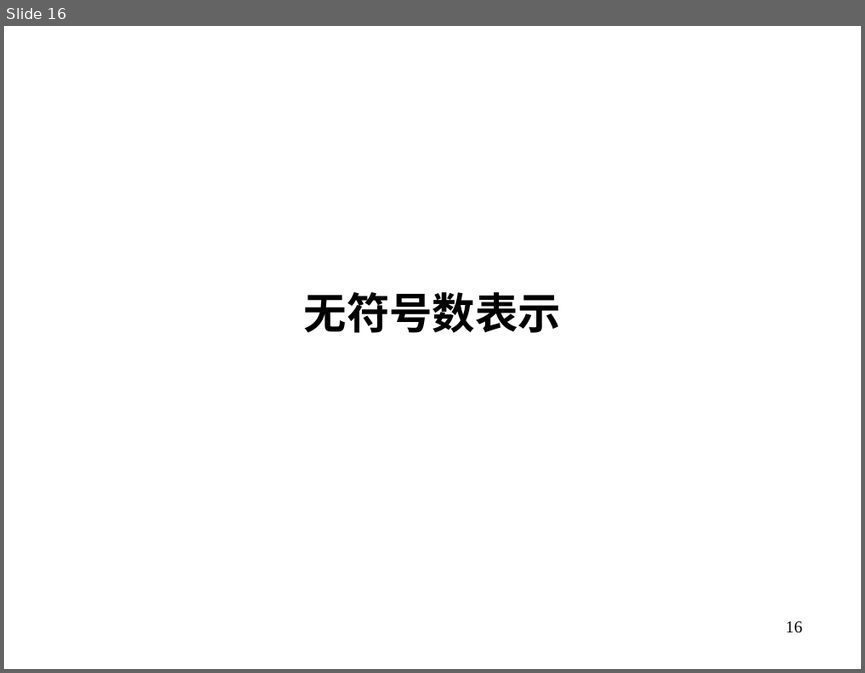
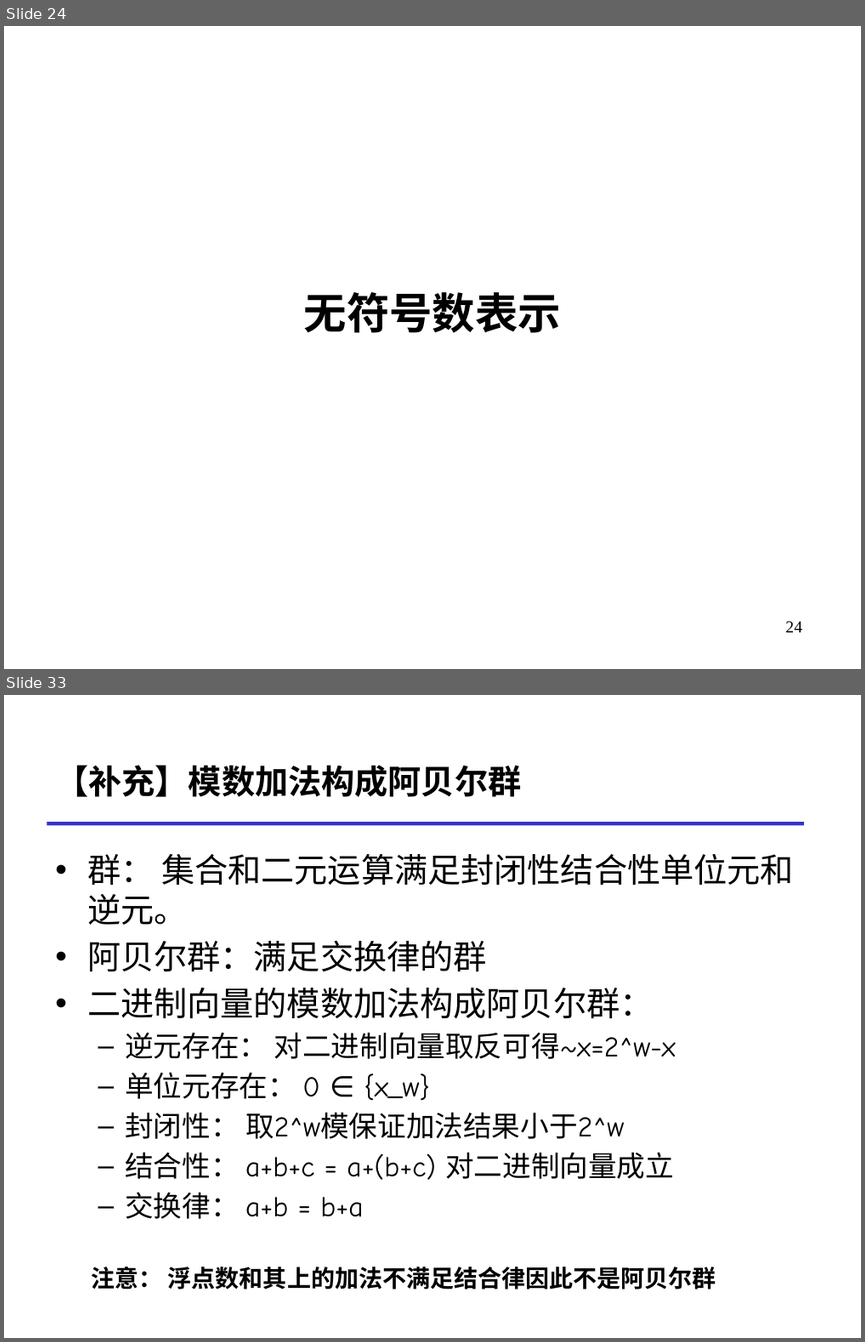
Before and after one commit to RUCICS/ICS1-2024-Preparation, a slide deck: 数的表示MoocDemo.pptx. Shown one above the other, each under a label of ours: slide 16 before the commit, slides 24 and 33 after it; the slides between them are not shown. The pictures are 865x673 and 865x1342 pixels, drawn with LibreOffice and Linux fonts; fonts in the diff are those of the drawing. Boxes give left, top, right and bottom in pixels: in the first picture for what was removed or moved away, otherwise in the second. Text is boxed around its words. In the diff, an @@ line names an element or a change of style, - is before the commit and + after.

```diff
--- a/数的表示MoocDemo.pptx
+++ b/数的表示MoocDemo.pptx
@@ slide 33 added at [4,695,861,1338], background #FFFFFF @@
@@ title added at [55,765,521,797], 28 pt, text #000000, bold @@
+【补充】模数加法构成阿贝尔群
@@ line added from (46, 823) to (803, 823), #3333CC 3 pt @@
@@ text added at [87,854,794,1219], 24 pt, text #000000 @@
+• 群： 集合和二元运算满足封闭性结合性单位元和逆元。
+• 阿贝尔群：满足交换律的群
+• 二进制向量的模数加法构成阿贝尔群：
+  – 逆元存在： 对二进制向量取反可得~x=2^w-x
+  – 单位元存在： 0 ∈ {x_w}
+  – 封闭性： 取2^w模保证加法结果小于2^w
+  – 结合性： a+b+c = a+(b+c) 对二进制向量成立
+  – 交换律： a+b = b+a
@@ text added at [91,1266,716,1289], 20 pt, text #000000, bold @@
+注意： 浮点数和其上的加法不满足结合律因此不是阿贝尔群
@@ what was slide 16 is now slide 24 @@
@@ page number at [785,621,802,632]: text changed @@
-16
+24
```
Also in this commit, not shown: 5 slides changed, 35 other slides added.
